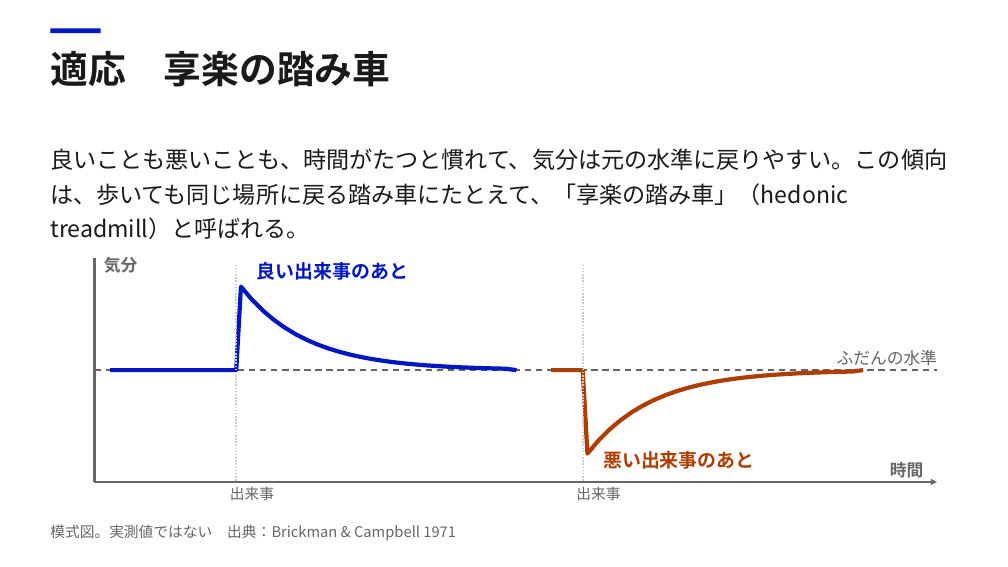
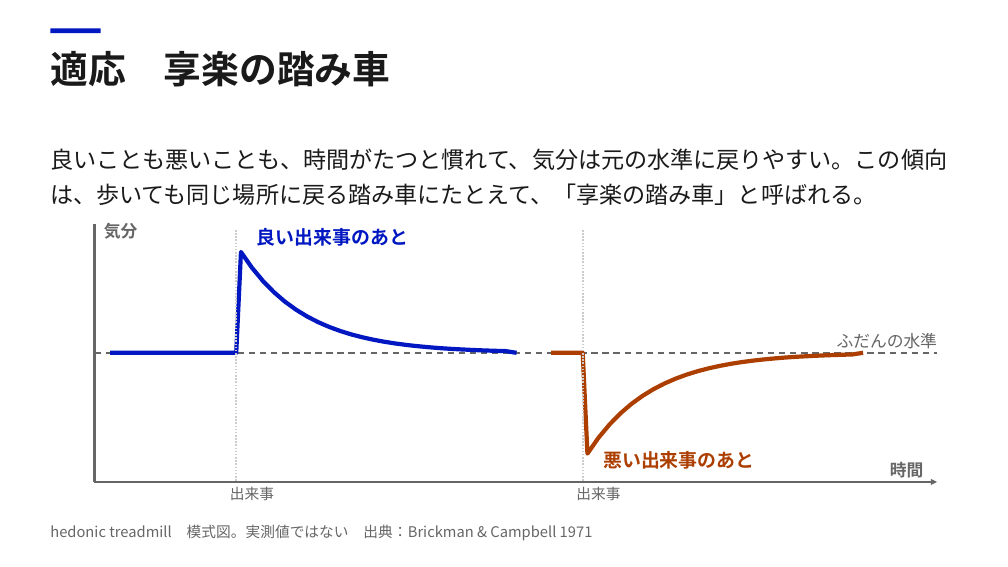
Before and after one commit to Daisetsu1980/markitdown, a slide deck: slide 4 of work/幸福_第2回/幸福_第2回.pptx. Drawn at 1008x567 pixels with LibreOffice and Linux fonts; fonts in the diff are those of the drawing. Boxes give left, top, right and bottom in pixels: in the first picture for what was removed or moved away, otherwise in the second. Text is boxed around its words. In the diff, an @@ line names an element or a change of style, - is before the commit and + after.

```diff
--- a/work/幸福_第2回/幸福_第2回.pptx
+++ b/work/幸福_第2回/幸福_第2回.pptx
@@ text at bbox=[50, 148, 947, 205]: text changed @@
-良いことも悪いことも、時間がたつと慣れて、気分は元の水準に戻りやすい。この傾向は、歩いても同じ場所に戻る踏み車にたとえて、「享楽の踏み車」（hedonic treadmill）と呼ばれる。
+良いことも悪いことも、時間がたつと慣れて、気分は元の水準に戻りやすい。この傾向は、歩いても同じ場所に戻る踏み車にたとえて、「享楽の踏み車」と呼ばれる。
@@ line moved from (95, 259) - (95, 482) to (95, 224) - (95, 482) @@
@@ text "気分": place and size @@
-text "気分" at bbox=[104, 257, 138, 273]
+text "気分" at bbox=[104, 223, 138, 239]
@@ line moved from (236, 265) - (236, 482) to (236, 230) - (236, 482) @@
@@ text "良い出来事のあと": place and size @@
-text "良い出来事のあと" at bbox=[257, 262, 408, 280]
+text "良い出来事のあと" at bbox=[257, 228, 408, 246]
@@ line moved from (583, 265) - (583, 482) to (583, 230) - (583, 482) @@
@@ freeform shape: place and size @@
-freeform shape at bbox=[110, 287, 517, 370]
+freeform shape at bbox=[110, 252, 517, 352]
@@ line moved from (95, 371) - (938, 371) to (95, 353) - (938, 353) @@
@@ freeform shape: place and size @@
-freeform shape at bbox=[551, 371, 863, 454]
+freeform shape at bbox=[551, 353, 863, 454]
@@ text "ふだんの水準": place and size @@
-text "ふだんの水準" at bbox=[837, 350, 937, 369]
+text "ふだんの水準" at bbox=[837, 333, 937, 352]
@@ text at bbox=[50, 524, 593, 541]: text changed @@
-模式図。実測値ではない 出典：Brickman & Campbell 1971
+hedonic treadmill 模式図。実測値ではない 出典：Brickman & Campbell 1971
```
Also in this commit, not shown: 17 other slides changed, 22 other files.
